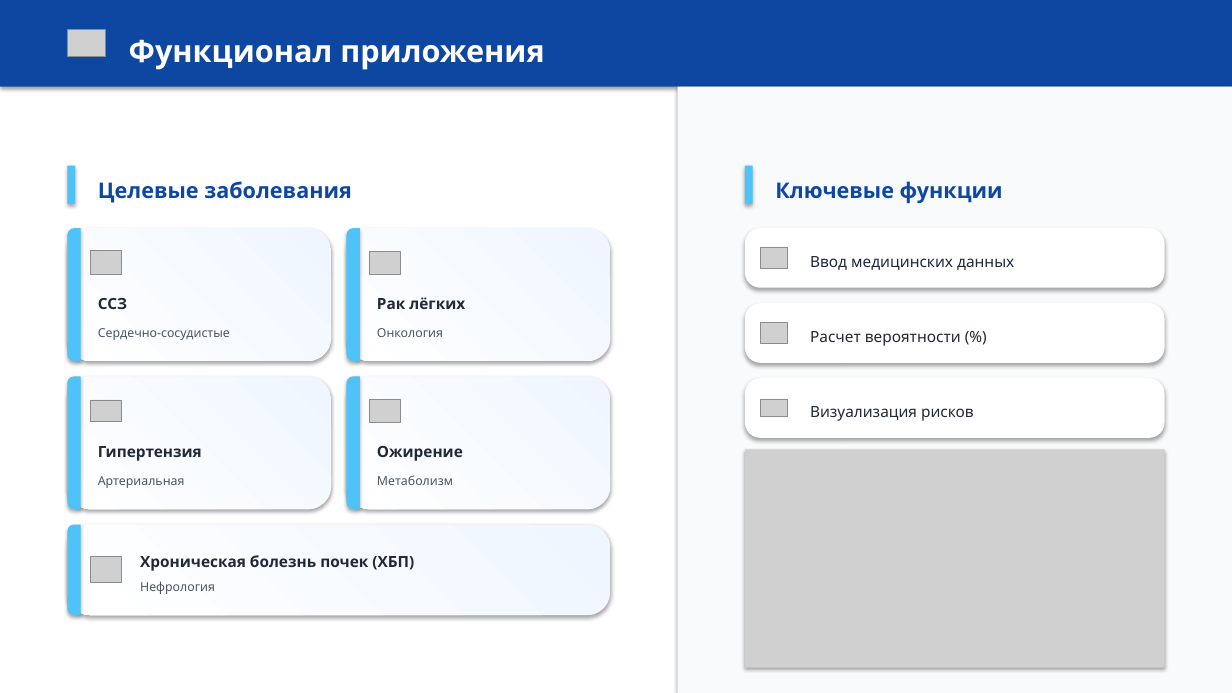
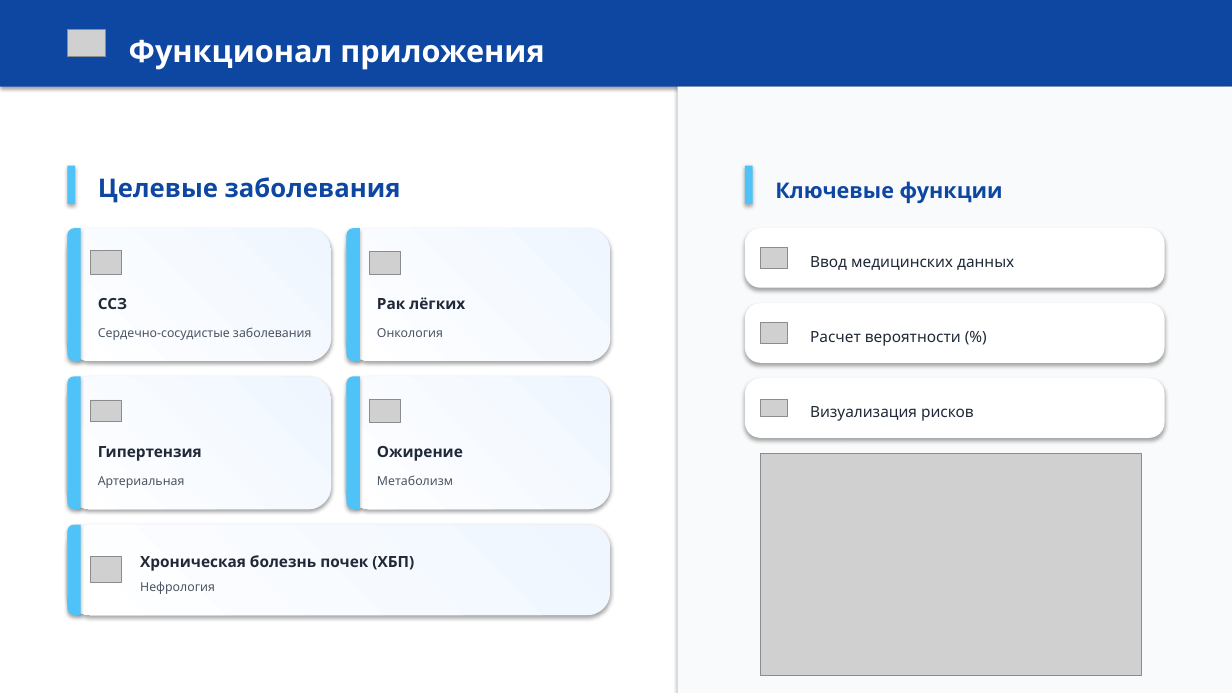
Before and after one commit to TimAlb7/decease_risk, a slide deck: slide 3 of Веб-приложение для оценки риска заболеваний.pptx. Drawn at 1232x693 pixels with LibreOffice and Linux fonts; fonts in the diff are those of the drawing; grey boxes stand for pictures. Boxes give left, top, right and bottom in pixels: in the first picture for what was removed or moved away, otherwise in the second. Text is boxed around its words. In the diff, an @@ line names an element or a change of style, - is before the commit and + after.

```diff
--- a/Веб-приложение для оценки риска заболеваний.pptx
+++ b/Веб-приложение для оценки риска заболеваний.pptx
@@ text "Целевые заболевания" at <box>98,177,401,203</box>: size 16.7 to 20 pt @@
@@ text at <box>98,327,312,340</box>: text changed @@
-Сердечно-сосудистые
+Сердечно-сосудистые заболевания
@@ picture: place and size @@
-picture at <box>745,449,1165,667</box>
+picture at <box>761,454,1142,677</box>
```
Also in this commit, not shown: 7 other slides changed.
